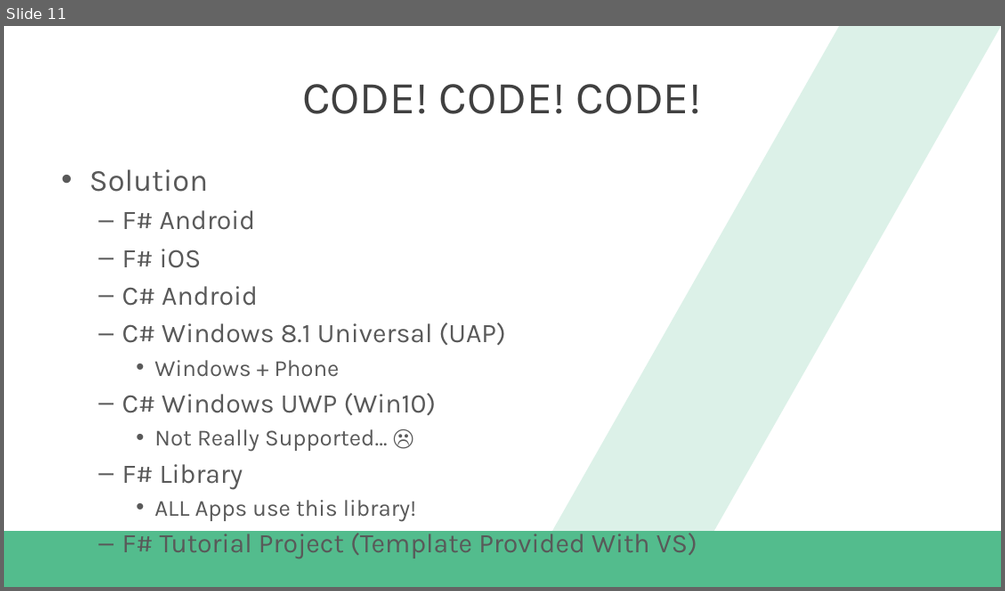
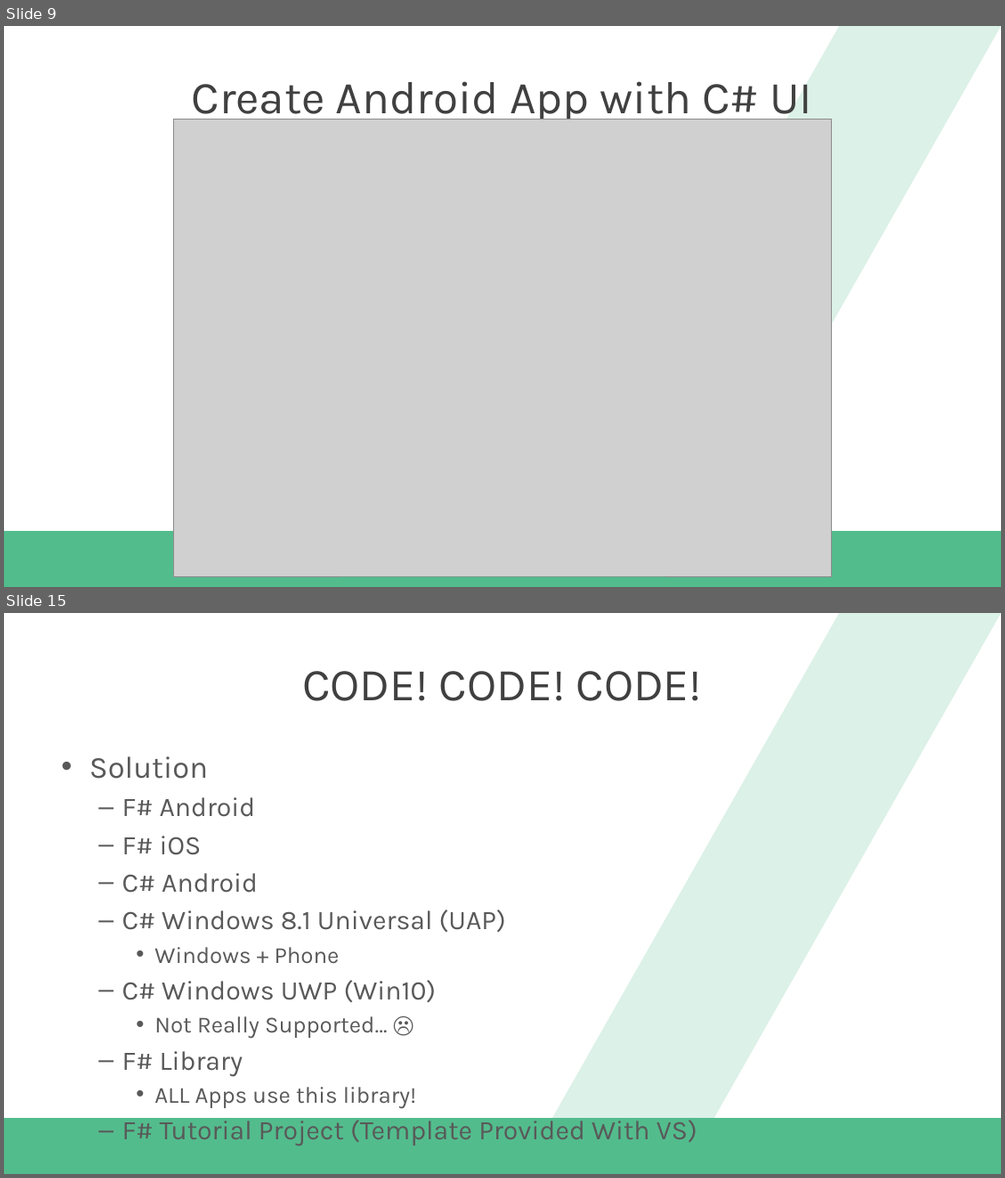
Before and after one commit to dannydwarren/FSharpXamarin, a slide deck: FSharpXamarin_Slides.pptx. Shown one above the other, each under a label of ours: slide 11 before the commit, slides 9 and 15 after it; the slides between them are not shown. The pictures are 1005x591 and 1005x1178 pixels, drawn with LibreOffice and Linux fonts; fonts in the diff are those of the drawing; grey boxes stand for pictures; background and template pictures are left out. Boxes give left, top, right and bottom in pixels: in the first picture for what was removed or moved away, otherwise in the second. Text is boxed around its words. In the diff, an @@ line names an element or a change of style, - is before the commit and + after.

```diff
--- a/FSharpXamarin_Slides.pptx
+++ b/FSharpXamarin_Slides.pptx
@@ slide 9 added at box(4, 26, 1001, 587), background #FFFFFF; not listed: 2 template elements that a slide beside it also shows @@
@@ title added at box(192, 81, 812, 124), 44 pt, text #404040 @@
+Create Android App with C# UI
@@ picture added at box(174, 119, 832, 576) @@
@@ what was slide 11 is now slide 15 @@
```
Also in this commit, not shown: 5 slides changed, 5 other slides added, 1 slide removed, 22 other files.
